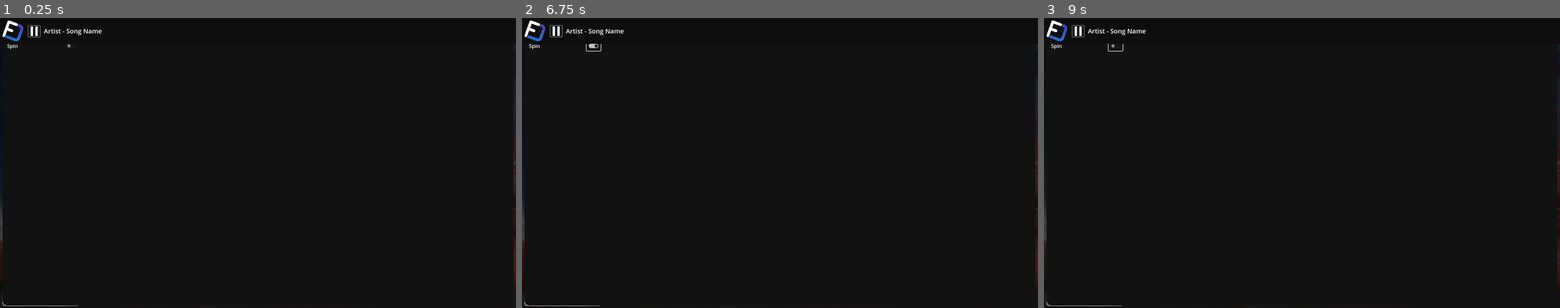
Above: before the commit, frames 1-3 (left to right).
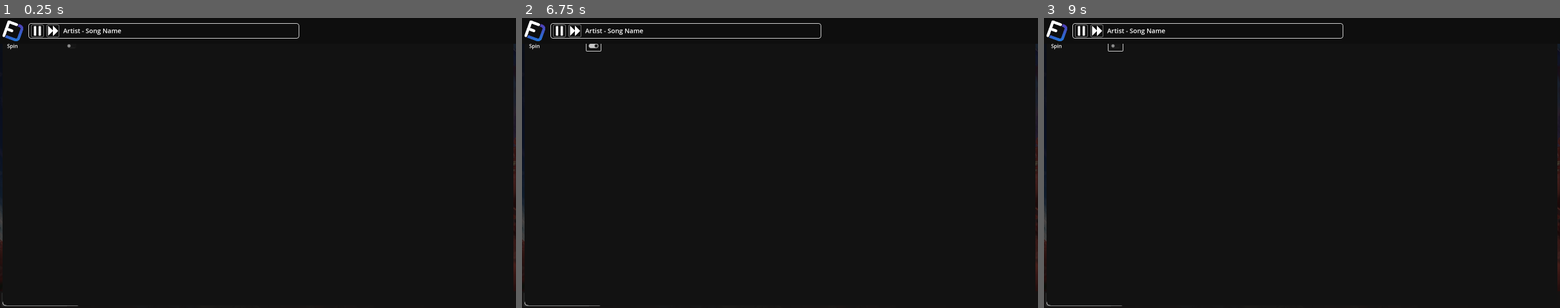
Above: after the commit, the same moments.

Repository: anthony-63/FluxV3
Game: Godot game, scene res://scenes/menu.tscn
Same seed, same stepped clock (60 frames per second), same inputs: the game is played once before the commit and once after it. This scene is started directly instead of the project's main scene.
Inputs (mouse positions are in pixels of both pictures, inside the frame that each line leads up to; where the layout moved, square brackets give the same spot in the first picture):
- Up to frame 1 (0.25 s): no input
- Up to frame 2 (6.75 s): click (614, 26) at 0.52 s; type "12" at 0.6 s; click (558, 29) [558, 32] at 1.25 s; click "Play" at 2 s; click "Play" at 2.75 s; click (573, 29) at 3.52 s; click (573, 29) at 4.27 s; click (578, 154) at 5 s; click "Rate & Dist." at 5.75 s; click "Spin" at 6.5 s
- Up to frame 3 (9 s): click (1100, 154) at 7.25 s; click "Rate & Dist." at 8 s; click "Spin" at 8.75 s

The runs differ from the first frame. In frame 1, 0.5% of the frame differs, in the area x 5-58%, y 1-8%; in frame 2, 0.5%; in frame 3, 0.5%.

Commit message:
add skip map

Diff:
--- a/scenes/menu.tscn
+++ b/scenes/menu.tscn
@@ -8,6 +8,7 @@
 [ext_resource type="Shader" path="res://shaders/blur.gdshader" id="6_nkv8a"]
 [ext_resource type="Texture2D" uid="uid://nl3ol8uiu0bg" path="res://assets/images/blank.png" id="7_bt406"]
 [ext_resource type="Texture2D" uid="uid://c0l8mfawm6f5g" path="res://assets/skins/Default/cover_placeholder.png" id="8_yvl1d"]
+[ext_resource type="Texture2D" uid="uid://cditv1m3ihd0q" path="res://assets/skins/Default/skip_song.png" id="9_c5t8x"]
 [ext_resource type="Texture2D" uid="uid://ddj3iubybewy0" path="res://assets/skins/Default/pause_music.png" id="9_glbw7"]
 
 [sub_resource type="StyleBoxEmpty" id="StyleBoxEmpty_6xr4h"]
@@ -138,6 +139,17 @@
 [sub_resource type="StyleBoxFlat" id="StyleBoxFlat_jqxjy"]
 bg_color = Color(0.0562916, 0.0562916, 0.0562916, 1)
 
+[sub_resource type="StyleBoxFlat" id="StyleBoxFlat_bbnk3"]
+bg_color = Color(0.0980392, 0.0980392, 0.0980392, 0)
+border_width_left = 2
+border_width_top = 2
+border_width_right = 2
+border_width_bottom = 2
+corner_radius_top_left = 8
+corner_radius_top_right = 8
+corner_radius_bottom_right = 8
+corner_radius_bottom_left = 8
+
 [sub_resource type="LabelSettings" id="LabelSettings_seiwh"]
 font_size = 20
 
@@ -856,29 +868,60 @@
 expand_mode = 1
 stretch_mode = 4
 
-[node name="SongName" type="Label" parent="TopPanel"]
+[node name="MusicPlayer" type="Panel" parent="TopPanel"]
 layout_mode = 1
 anchors_preset = 4
 anchor_top = 0.5
 anchor_bottom = 0.5
-offset_left = 136.0
-offset_top = -14.0
-offset_right = 1023.0
-offset_bottom = 14.0
+offset_left = 88.0
+offset_top = -24.0
+offset_right = 928.0
+offset_bottom = 24.0
+grow_vertical = 2
+theme_override_styles/panel = SubResource("StyleBoxFlat_bbnk3")
+
+[node name="SongName" type="Label" parent="TopPanel/MusicPlayer"]
+layout_mode = 1
+anchors_preset = 4
+anchor_top = 0.5
+anchor_bottom = 0.5
+offset_left = 108.0
+offset_top = -15.0
+offset_right = 838.0
+offset_bottom = 13.0
 grow_vertical = 2
 text = "Artist - Song Name"
 label_settings = SubResource("LabelSettings_seiwh")
 clip_text = true
 
-[node name="Pause" type="Button" parent="TopPanel"]
+[node name="Skip" type="Button" parent="TopPanel/MusicPlayer"]
 layout_mode = 1
 anchors_preset = 4
 anchor_top = 0.5
 anchor_bottom = 0.5
-offset_left = 86.0
-offset_top = -18.0
-offset_right = 126.0
-offset_bottom = 20.0
+offset_left = 56.0
+offset_top = -19.0
+offset_right = 96.0
+offset_bottom = 19.0
+grow_vertical = 2
+theme_override_styles/normal = SubResource("StyleBoxFlat_785n5")
+theme_override_styles/hover = SubResource("StyleBoxFlat_l3ofo")
+theme_override_styles/pressed = SubResource("StyleBoxFlat_6g112")
+theme_override_styles/disabled = SubResource("StyleBoxFlat_785n5")
+theme_override_styles/focus = SubResource("StyleBoxFlat_785n5")
+icon = ExtResource("9_c5t8x")
+icon_alignment = 1
+expand_icon = true
+
+[node name="Pause" type="Button" parent="TopPanel/MusicPlayer"]
+layout_mode = 1
+anchors_preset = 4
+anchor_top = 0.5
+anchor_bottom = 0.5
+offset_left = 8.0
+offset_top = -19.0
+offset_right = 48.0
+offset_bottom = 19.0
 grow_vertical = 2
 theme_override_styles/normal = SubResource("StyleBoxFlat_785n5")
 theme_override_styles/hover = SubResource("StyleBoxFlat_l3ofo")
Binary file added: assets/skins/Default/skip_song.png
Not shown, added: assets/skins/Default/skip_song.png.import
Not shown: 1 places in scenes/menu.tscn that only renumber resources
Not shown, changed: rust/src/menu/viewports.rs
